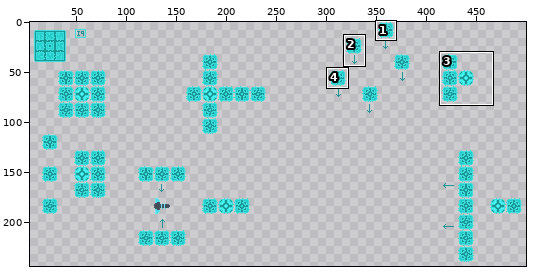
Two versions of one pixel-art file, Sprites/Aseprite Files/I9.aseprite. Above: a wide view before the commit, with the close-up outlined.
Close-up. Before the commit:
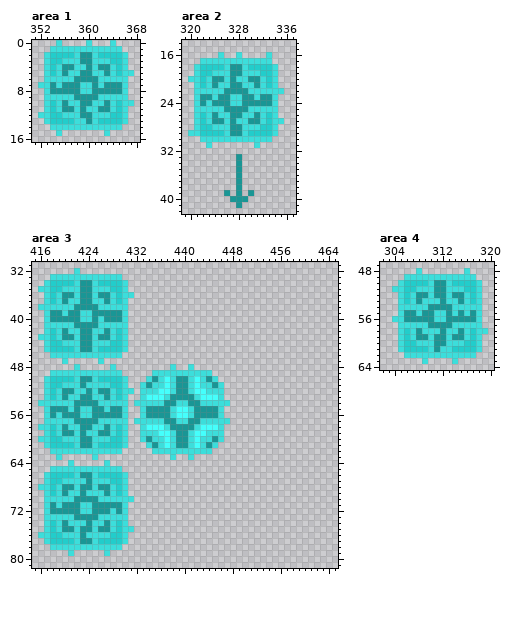
512x256 pixels, 1 frame. Shown: area 1: x 351..368, y 0..16; area 2: x 319..337, y 14..42; area 3: x 415..465, y 31..81; area 4: x 302..320, y 47..64. The wide view leaves out empty margins. The commit also changed other parts of the picture, which this record leaves out.
The result:
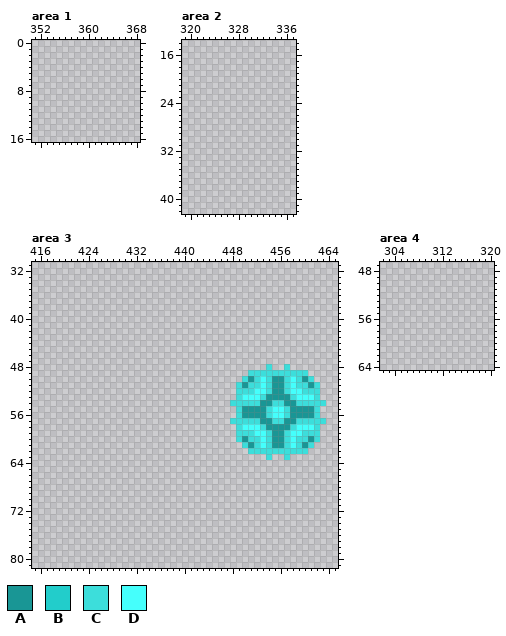
Palette (. is transparent): A #199695  B #22cdcb  C #3cdedb  D #45fffc
The exact change:
Area 1:
y 0: x 355 C -> .; x 360 C -> .; x 364 C -> .
y 1: x 354..365 CCCCCCCCCCCC -> ............
y 2: x 353..366 CBBBBCAACBBBBC -> ..............
y 3: x 353..366 CBBCCCAACCCBBC -> ..............
y 4: x 353..366 CBCAACCACAACBC -> ..............
y 5: x 353..367 CBCACCAACCACBCC -> ...............
y 6: x 353..366 CCCCCAAAACCCCC -> ..............
y 7: x 352..366 CCACAAACCACAAAC -> ...............
y 8: x 353..366 CAAAAACCAAAAAC -> ..............
y 9: x 353..366 CCCCCAAAACCCCC -> ..............
y 10: x 353..367 CBCACCAACCACBCC -> ...............
y 11: x 353..366 CBCAACACCAACBC -> ..............
y 12: x 352..366 CCBBCCCAACCCBBC -> ...............
y 13: x 353..366 CBBBBCCACBBBBC -> ..............
y 14: x 354..365 CCCCCCCCCCCC -> ............
y 15: x 355 C -> .; x 363 C -> .
Area 2:
y 16: x 325 C -> .; x 328 C -> .; x 333 C -> .
y 17: x 322..333 CCCCCCCCCCCC -> ............
y 18: x 321..334 CBBBBCAACBBBBC -> ..............
y 19: x 321..334 CBBCCCAACCCBBC -> ..............
y 20: x 320..334 CCBCAACACCAACBC -> ...............
y 21: x 321..334 CBCACCAACCACBC -> ..............
y 22: x 321..335 CCCCCAAAACCCCCC -> ...............
y 23: x 321..334 CAACAACCAACAAC -> ..............
y 24: x 321..334 CACAAACCAAAAAC -> ..............
y 25: x 321..334 CCCCCAAAACCCCC -> ..............
y 26: x 321..334 CBCACCAACCACBC -> ..............
y 27: x 321..335 CBCAACACCAACBCC -> ...............
y 28: x 321..334 CBBCCCAACCCBBC -> ..............
y 29: x 320..334 CCBBBBCAACBBBBC -> ...............
y 30: x 322..333 CCCCCCCCCCCC -> ............
y 31: x 323 C -> .; x 331 C -> .
y 33..38: x 328 A -> .
y 39: x 326 A -> .; x 328 A -> .; x 330 A -> .
y 40: x 327..329 AAA -> ...
y 41: x 328 A -> .
Area 3:
y 32: x 422 C -> .
y 33: x 418..429 CCCCCCCCCCCC -> ............
y 34: x 417..430 CBBBBCAACBBBBC -> ..............
y 35: x 416..430 CCBBCCCAACCCBBC -> ...............
y 36: x 417..431 CBCAACAACAACBCC -> ...............
y 37: x 417..430 CBCACCAACCACBC -> ..............
y 38: x 416..430 CCCCCCAAAACCCCC -> ...............
y 39: x 417..430 CAACAACCAAAAAC -> ..............
y 40: x 417..430 CAAAAACCACAAAC -> ..............
y 41: x 417..430 CCCCCAAAACCCCC -> ..............
y 42: x 417..430 CBCACCAACCACBC -> ..............
y 43: x 416..430 CCBCAACAACAACBC -> ...............
y 44: x 417..430 CBBCCCAACCCBBC -> ..............
y 45: x 417..430 CBBBBCAACBBBBC -> ..............
y 46: x 418..429 CCCCCCCCCCCC -> ............
y 47: x 420 C -> .; x 426 C -> .
y 48: x 422 C -> .; x 428 C -> .; x 438 C -> .; x 441 C -> .; x 454 . -> C; x 457 . -> C
y 49: x 418..429 CCCCCCCCCCCC -> ............; x 435..444 CCCCCCCCCC -> ..........; x 451..460 .......... -> CCCCCCCCCC
y 50: x 417..430 CBBBBCAACBBBBC -> ..............; x 434..445 CACDCAACDCAC -> ............; x 450..461 ............ -> CACDCAACDCAC
y 51: x 417..430 CBBCCCACCCCBBC -> ..............; x 433..446 CACCDCAACDCCAC -> ..............; x 449..462 .............. -> CACCDCAACDCCAC
y 52: x 417..431 CBCAACCACAACBCC -> ...............; x 433..446 CCCDDCAACDDCCC -> ..............; x 449..462 .............. -> CCCDDCAACDDCCC
y 53: x 417..430 CBCACCAACCACBC -> ..............; x 433..446 CDDDCAAAACDDDC -> ..............; x 449..462 .............. -> CDDDCAAAACDDDC
y 54: x 416..430 CCCCCCAAAACCCCC -> ...............; x 432..463 CCCCCAACCAACCCCC................ -> ................CCCCCAACCAACCCCC
y 55: x 417..430 CAAACACCAACAAC -> ..............; x 433..446 CAAAACDDCAAAAC -> ..............; x 449..462 .............. -> CAAAACDDCAAAAC
y 56: x 417..430 CACAAACCAAAAAC -> ..............; x 433..446 CAAAACDDCAAAAC -> ..............; x 449..462 .............. -> CAAAACDDCAAAAC
y 57: x 417..430 CCCCCAAAACCCCC -> ..............; x 432..463 CCCCCAACCAACCCCC................ -> ................CCCCCAACCAACCCCC
y 58: x 416..430 CCBCACCAACCACBC -> ...............; x 433..446 CDDDCAAAACDDDC -> ..............; x 449..462 .............. -> CDDDCAAAACDDDC
y 59: x 417..430 CBCAACACCAACBC -> ..............; x 433..446 CCCDDCAACDDCCC -> ..............; x 449..462 .............. -> CCCDDCAACDDCCC
y 60: x 416..430 CCBBCCCAACCCBBC -> ...............; x 433..446 CACCDCAACDCCAC -> ..............; x 449..462 .............. -> CACCDCAACDCCAC
y 61: x 417..430 CBBBBCAACBBBBC -> ..............; x 434..445 CACDCAACDCAC -> ............; x 450..461 ............ -> CACDCAACDCAC
y 62: x 418..429 CCCCCCCCCCCC -> ............; x 435..444 CCCCCCCCCC -> ..........; x 451..460 .......... -> CCCCCCCCCC
y 63: x 419 C -> .; x 425 C -> .; x 438 C -> .; x 441 C -> .; x 454 . -> C; x 457 . -> C
y 64: x 421 C -> .; x 427 C -> .
y 65: x 418..429 CCCCCCCCCCCC -> ............
y 66: x 417..430 CBBBBCAACBBBBC -> ..............
y 67: x 417..430 CBBCCCCACCCBBC -> ..............
y 68: x 416..430 CCBCAACAACAACBC -> ...............
y 69: x 417..430 CBCACCACCCACBC -> ..............
y 70: x 417..431 CCCCCAAAACCCCCC -> ...............
y 71: x 417..430 CACAAACCAAAAAC -> ..............
y 72: x 417..430 CAAAAACCAAACAC -> ..............
y 73: x 417..430 CCCCCAAAACCCCC -> ..............
y 74: x 417..430 CBCACCCACCACBC -> ..............
y 75: x 417..431 CBCAACAACAACBCC -> ...............
y 76: x 416..430 CCBBCCCACCCCBBC -> ...............
y 77: x 417..430 CBBBBCAACBBBBC -> ..............
y 78: x 418..429 CCCCCCCCCCCC -> ............
y 79: x 421 C -> .; x 427 C -> .
Area 4:
y 48: x 308 C -> .; x 316 C -> .
y 49: x 306..317 CCCCCCCCCCCC -> ............
y 50: x 305..318 CBBBBCAACBBBBC -> ..............
y 51: x 304..318 CCBBCCCAACCCBBC -> ...............
y 52: x 305..318 CBCAACAACAACBC -> ..............
y 53: x 305..318 CBCACCCACCACBC -> ..............
y 54: x 305..318 CCCCCAAAACCCCC -> ..............
y 55: x 305..318 CAACAACCACACAC -> ..............
y 56: x 304..318 CCAAAAACCAAAAAC -> ...............
y 57: x 305..318 CCCCCAAAACCCCC -> ..............
y 58: x 305..319 CBCACCCACCACBCC -> ...............
y 59: x 305..318 CBCAACAACAACBC -> ..............
y 60: x 305..318 CBBCCCAACCCBBC -> ..............
y 61: x 305..318 CBBBBCACCBBBBC -> ..............
y 62: x 306..317 CCCCCCCCCCCC -> ............
y 63: x 309 C -> .; x 314 C -> .
Changed places in both close-ups, as pixel boxes (x1, y1, x2, y2):
erased: (38, 40, 134, 136)
erased: (188, 52, 284, 208)
changed: (38, 268, 326, 556)
erased: (392, 268, 488, 364)
